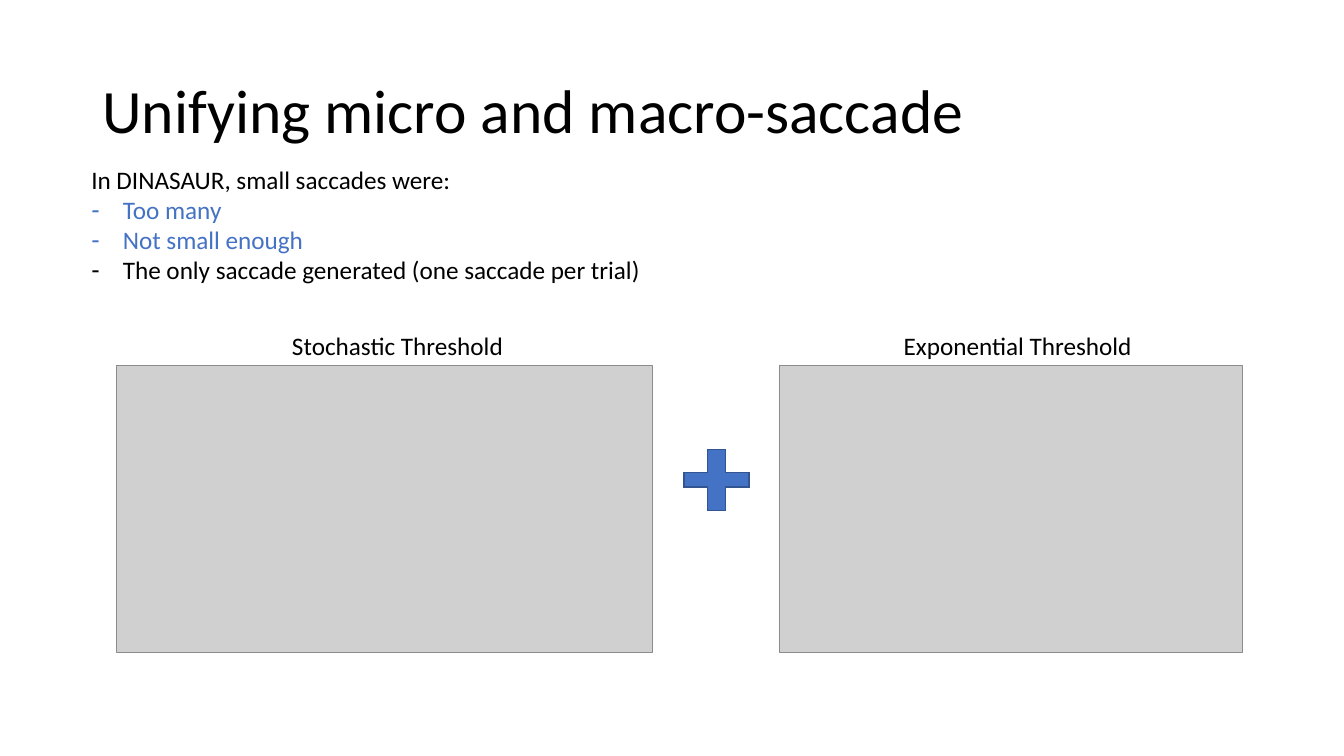
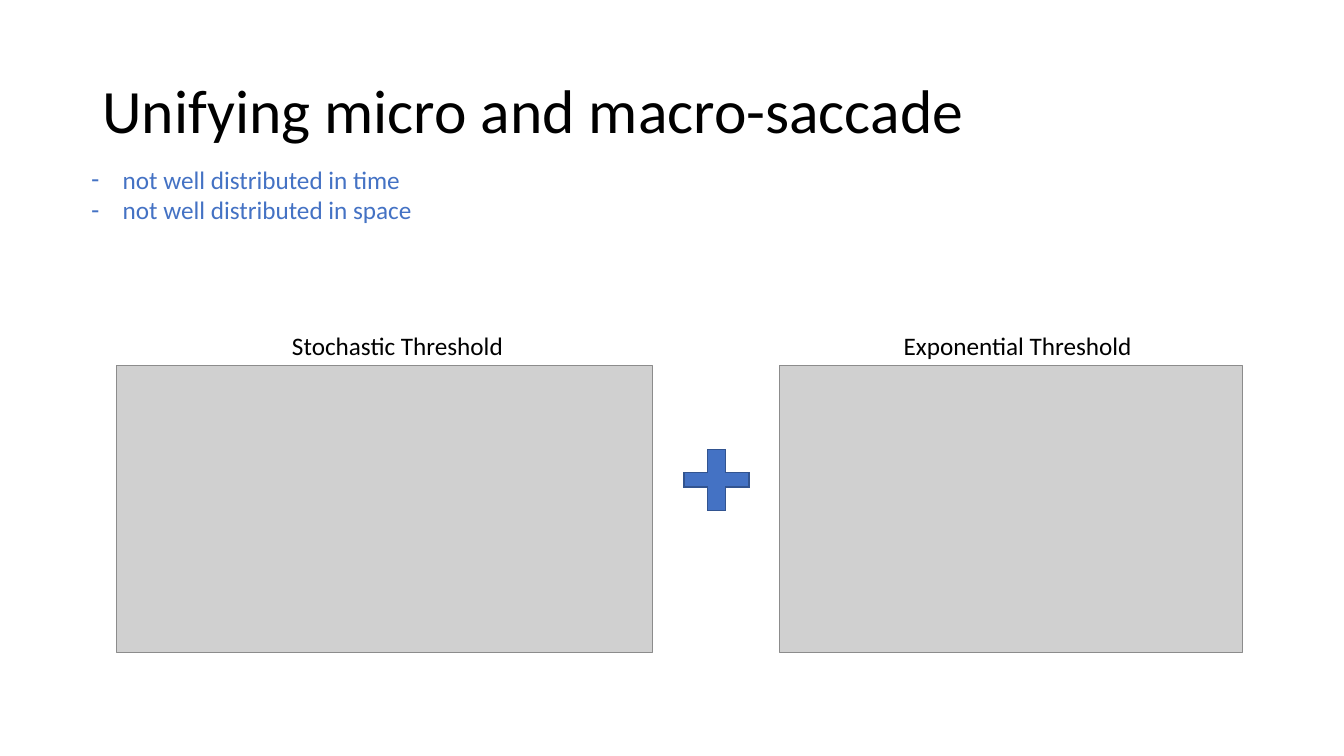
Before and after one commit to Nodragem/Modelling---DINASAUR2.0, a slide deck: slide 18 of notes/Presentation Feb2017/StochasticThreshold.pptx (slide 17 before the commit). Drawn at 1344x756 pixels with LibreOffice and Linux fonts; fonts in the diff are those of the drawing; grey boxes stand for pictures. Boxes give left, top, right and bottom in pixels: in the first picture for what was removed or moved away, otherwise in the second. Text is boxed around its words. In the diff, an @@ line names an element or a change of style, - is before the commit and + after.

```diff
--- a/notes/Presentation Feb2017/StochasticThreshold.pptx
+++ b/notes/Presentation Feb2017/StochasticThreshold.pptx
@@ text at box(123, 171, 411, 223): text changed; text colour #000000 to #4472C4 @@
-In DINASAUR, small saccades were:
-– Too many
-– Not small enough
-– The only saccade generated (one saccade per trial)
+– not well distributed in time
+– not well distributed in space
```
Also in this commit, not shown: 9 other slides changed, 2 slides added, 50 other files.
